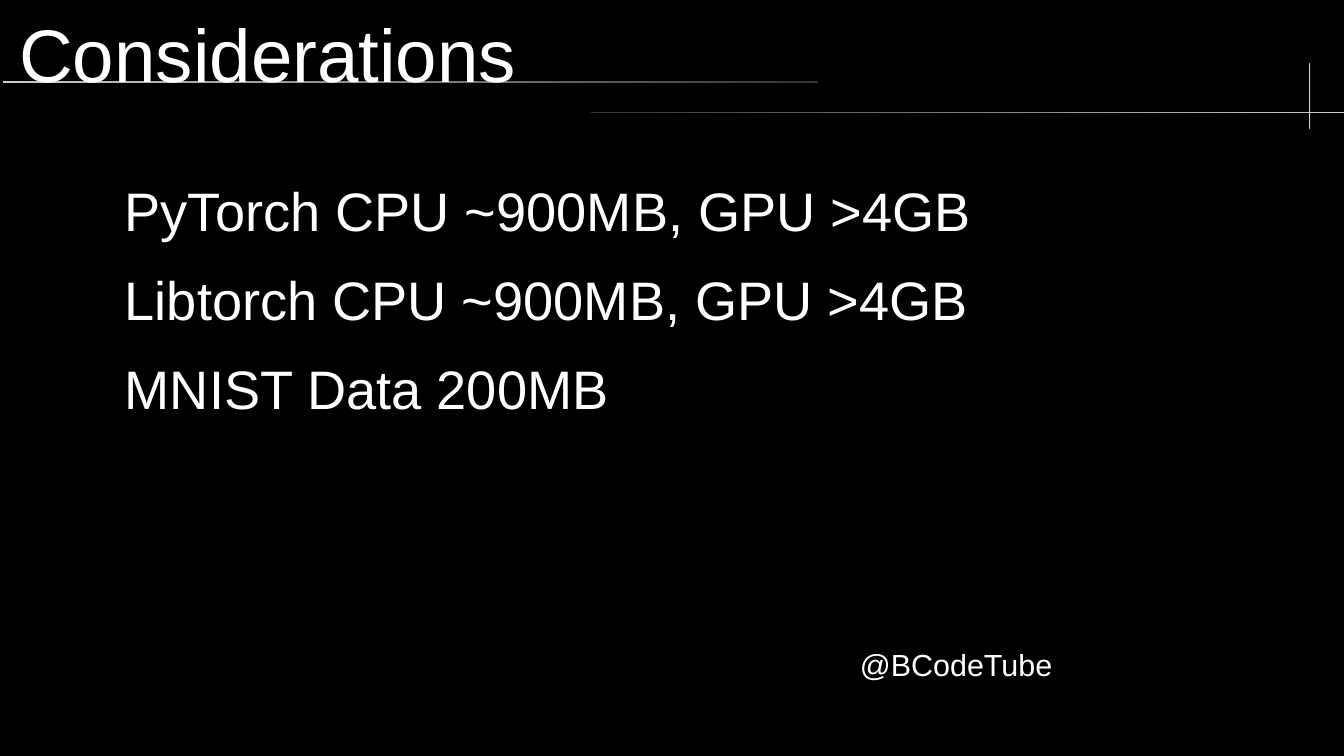
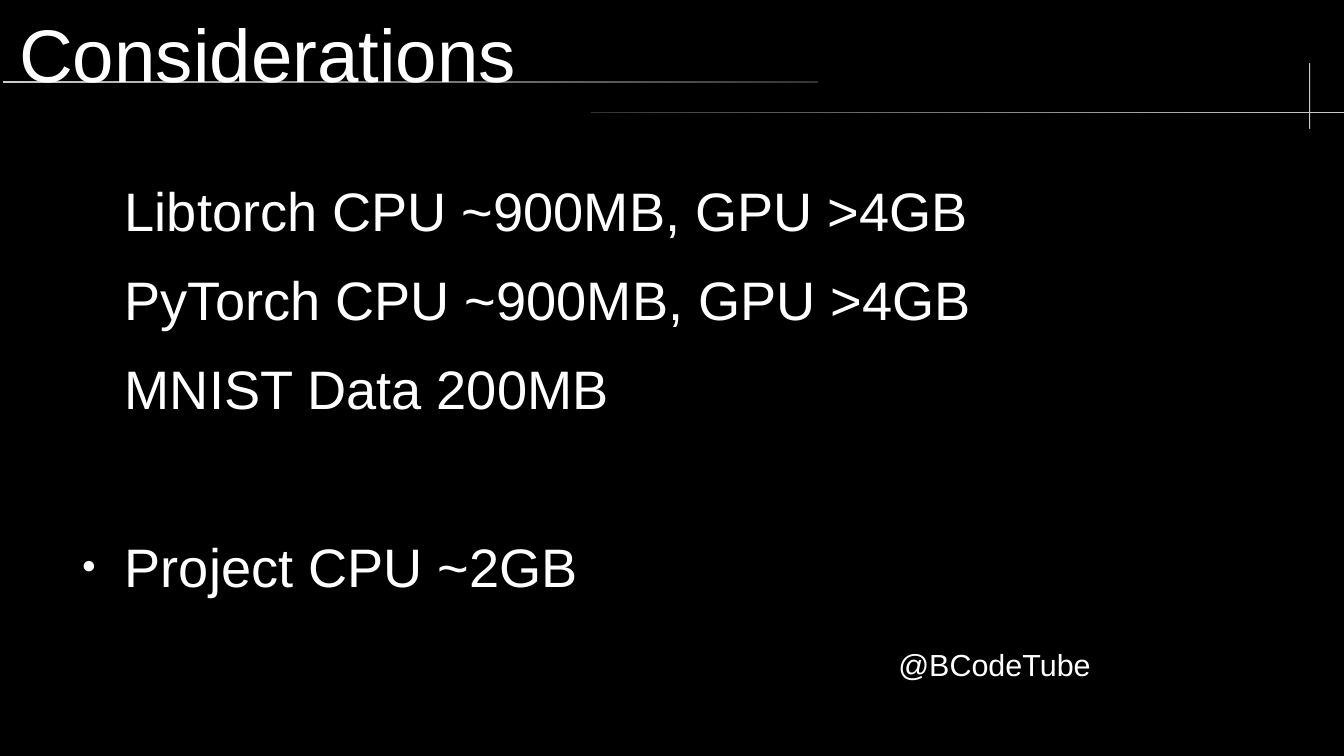
Before and after one commit to brccabral/Cpp_Python_MNIST, a slide deck: slide 5 of MNIST.odp (slide 6 before the commit). Drawn at 1344x756 pixels with LibreOffice and Linux fonts; fonts in the diff are those of the drawing; background and template pictures are left out. Boxes give left, top, right and bottom in pixels: in the first picture for what was removed or moved away, otherwise in the second. Text is boxed around its words. In the diff, an @@ line names an element or a change of style, - is before the commit and + after.

```diff
--- a/MNIST.odp
+++ b/MNIST.odp
@@ text at bbox=[125, 191, 968, 238]: paragraph added @@
+Libtorch CPU ~900MB, GPU >4GB
@@ text at bbox=[125, 280, 968, 327]: paragraph removed @@
-Libtorch CPU ~900MB, GPU >4GB
@@ text at bbox=[125, 547, 578, 596]: paragraph added @@
+● Project CPU ~2GB
@@ text "@BCodeTube": place and size @@
-text "@BCodeTube" at bbox=[860, 654, 1052, 681]
+text "@BCodeTube" at bbox=[898, 654, 1090, 681]
```
Also in this commit, not shown: 13 other slides changed, 1 slide added.
